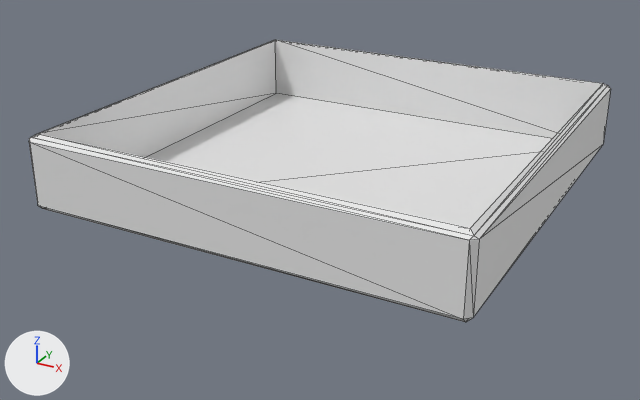
A saved change to the OBJ model models/wirecover.obj.
Before and after are seen from a 50 mm lens placed at (0.01348, -0.02624, 0.01068), pointed at (-0.00044, -0.00094, -0.00198). Every picture has the same lights, and +X, +Y and +Z are marked at lower left. Mesh edges are drawn as thin lines. Where no turn or scale is listed for an object, it has been applied to the vertices.
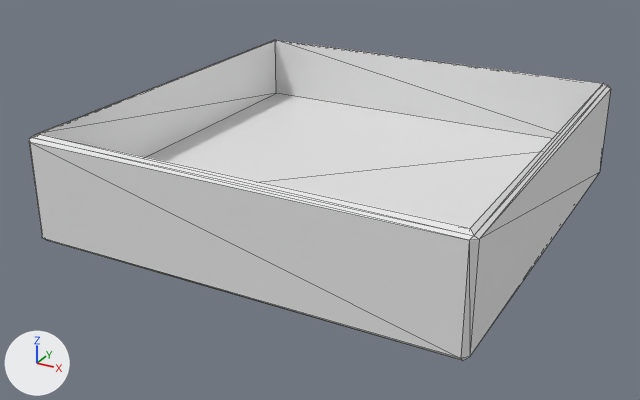
The newer file is also rescaled (x1.04) as a whole; pictures and numbers use the older file's frame.

Changed parts and their boxes [x1, y1, x2, y2] in the pictures (640 x 400 px; the box of a moved part takes in the faces that stretch with it):
'Cube', reshaped (14% taller): before [29, 40, 611, 322]; after [29, 40, 611, 361]
part 1 of me_cube, moved or reshaped: before [29, 142, 479, 322]; after [29, 142, 479, 361]
part 2 of me_cube, moved or reshaped: before [473, 89, 611, 317]; after [470, 89, 611, 356]

The change, as a diff of the scene's bpy script:
```diff
--- a/models/wirecover.obj.py
+++ b/models/wirecover.obj.py
@@ me_cube @@
 me_cube.from_pydata(...)  # 32 vertices, 60 faces; spans x -0.0075..0.0075, y -0.0075..0.0075, z -0.0013..0.0013
 # used by ob_cube; location = (0.0, 0.0, 0.0)
+# me_cube part 1: all 3 vertices in x 0.00731..0.0075, y -0.0075..-0.00731, z -0.0013..-0.00111 are moved by (0.0, 0.0, -0.00117)
+# me_cube part 2: all 3 vertices in x 0.00731..0.0075, y 0.00731..0.0075, z -0.0013..-0.00111 are moved by (0.0, 0.0, -0.00117)
```
